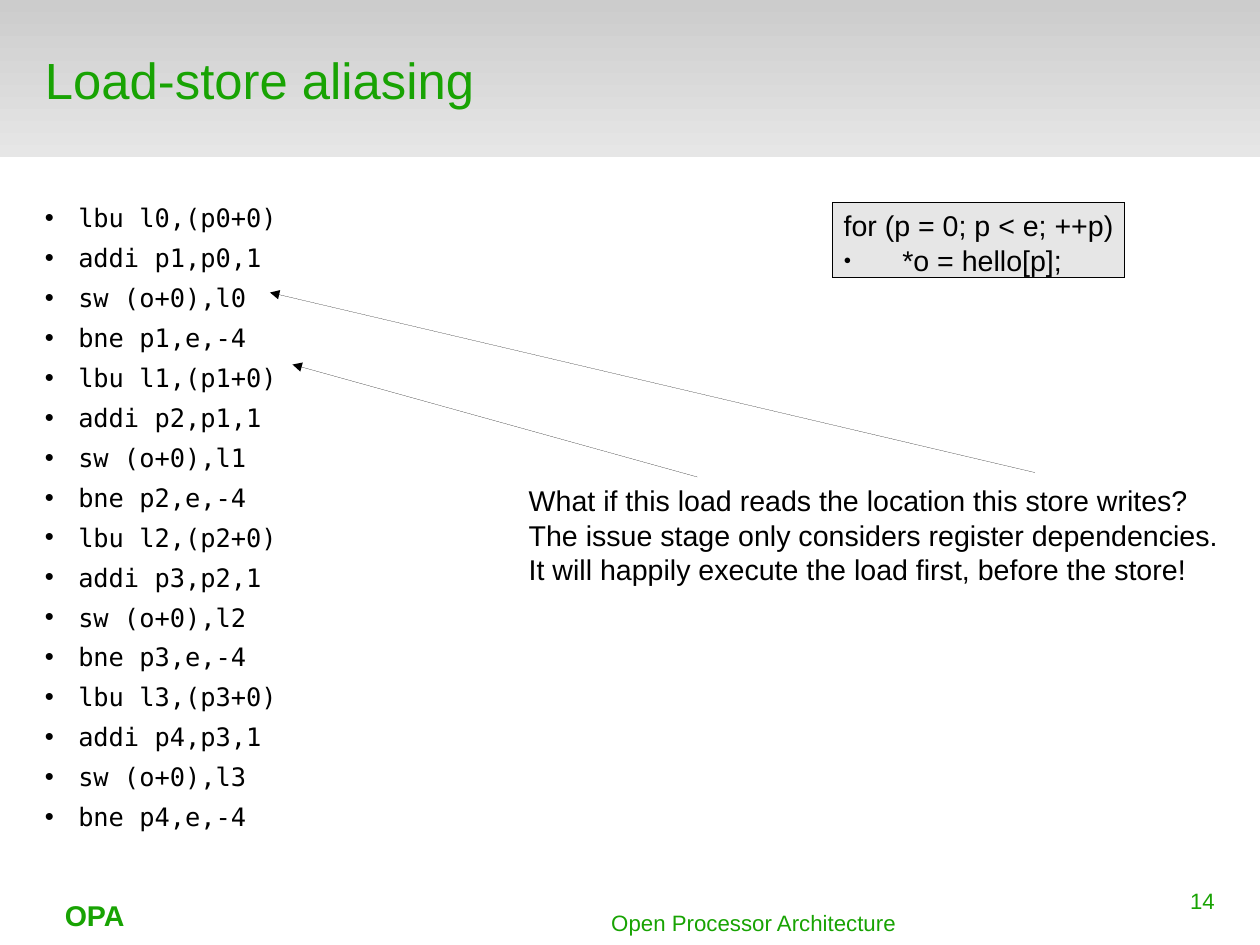
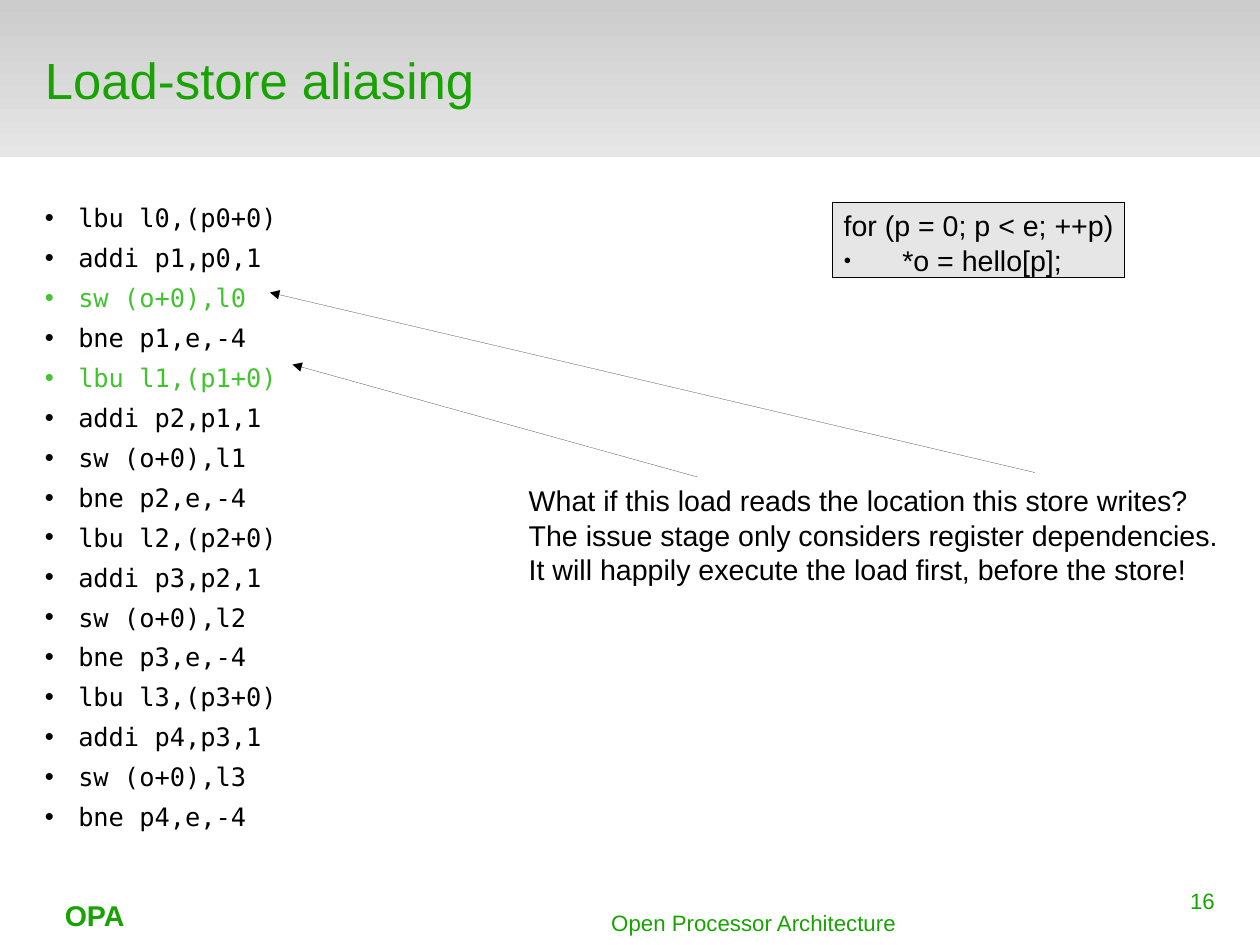
Before and after one commit to terpstra/opa, a slide deck: slide 16 of docs/orconf2015.odp (slide 14 before the commit). Drawn at 1260x945 pixels with LibreOffice and Linux fonts; fonts in the diff are those of the drawing; background and template pictures are left out. Boxes give left, top, right and bottom in pixels: in the first picture for what was removed or moved away, otherwise in the second. Text is boxed around its words. In the diff, an @@ line names an element or a change of style, - is before the commit and + after.

```diff
--- a/docs/orconf2015.odp
+++ b/docs/orconf2015.odp
@@ text at (78, 287, 276, 393): text colour #000000 to #43C330 in "sw (o+0),l0", "lbu l1,(p1+0)" @@
@@ page number at (1190, 893, 1215, 910): text changed @@
-14
+16
```
Also in this commit, not shown: 4 other slides changed, 2 slides added.
